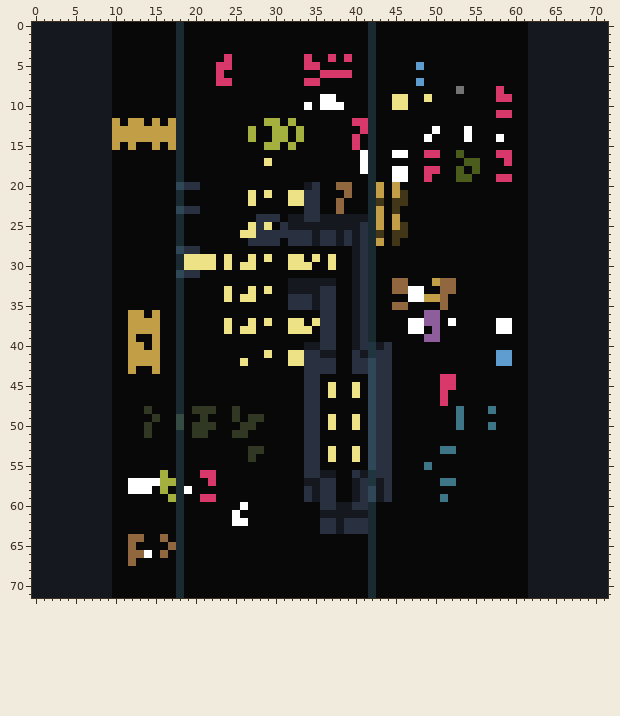
Two states of a sprite sheet, less.png. This is how it looked before the edit.
The file is 72x72 pixels. Colours within 5 levels of each other are drawn and written as one.
Now the later version:
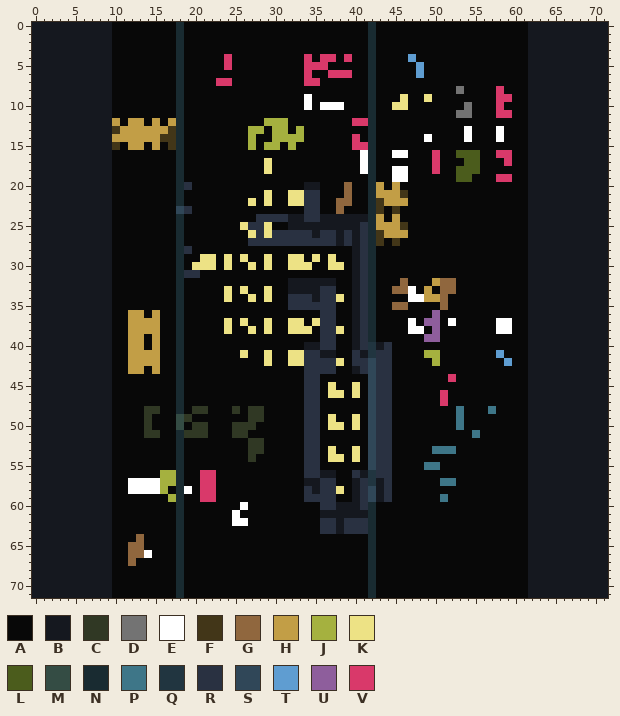
Palette (. is transparent): A #080808  B #15181f  C #303824  D #737373  E #ffffff  F #423618  G #90673e  H #c29e46  J #a5b13f  K #ede285  L #4b5c1c  M #344c44  N #192b31  P #3e7688  Q #213540  R #293141  S #304758  T #5f9dd1  U #8e5e9c  V #d9396a
Edits made:
y 4: x 36 A -> V; x 47 A -> T
y 5: x 23 V -> A; x 36 A -> V
y 6: x 23 V -> A; x 34 A -> V; x 36 V -> A; x 48 A -> T
y 7: x 48 T -> A
y 9: x 34 A -> E; x 36..37 EE -> AA; x 45 K -> A
y 10: x 54 A -> D; x 58 A -> V
y 11: x 53..54 AA -> DD
y 12: x 31..32 AJ -> JA
y 13: x 10 H -> F; x 17 H -> F; x 28 A -> J; x 41 V -> A; x 50 E -> A; x 58 A -> E
y 14: x 16..17 HH -> FF; x 32 A -> J
y 15: x 10 H -> F; x 13 A -> H; x 17 H -> F; x 27 A -> J; x 41 A -> V
y 16: x 49 V -> A; x 54..55 AA -> LL
y 17: x 50 A -> V
y 18: x 29 A -> K; x 49 V -> A; x 54 A -> L
y 19: x 49 V -> A
y 20: x 18 S -> N; x 20 R -> A; x 35 R -> B; x 38 G -> A
y 21: x 27 K -> A; x 44 A -> H
y 22: x 29 A -> K; x 39 A -> G; x 44..46 AFF -> HHH
y 23: x 20 R -> A; x 43 H -> F
y 24: x 31 A -> R
y 25: x 26..27 AK -> KR; x 31 R -> A; x 44 A -> H
y 26: x 26 K -> A; x 29 R -> K; x 44..46 AFF -> HHH
y 27: x 31 A -> R; x 35 B -> R; x 43 H -> F
y 28: x 18 S -> N; x 20 R -> A
y 29: x 19..20 KK -> AA; x 26..27 AK -> KA
y 30: x 19 K -> A; x 26 K -> A; x 29 A -> K; x 38 A -> K
y 31: x 18 S -> N
y 32: x 45 G -> A
y 33: x 26..27 AK -> KA; x 48..49 EA -> AH
y 34: x 26 K -> A; x 29 A -> K; x 38 A -> K
y 35: x 35 B -> R
y 36: x 49 U -> A
y 37: x 26..27 AK -> KA; x 48 E -> A
y 38: x 26 K -> A; x 29 A -> K; x 38 A -> K
y 39: x 13 A -> H
y 41: x 26 A -> K; x 49..50 AA -> JJ; x 59 T -> A
y 42: x 26 K -> A; x 29 A -> K; x 38 A -> K; x 50 A -> J; x 58 T -> A
y 43: x 13 A -> H; x 40 R -> B
y 44: x 51 V -> A
y 45: x 51..52 VV -> AA
y 46: x 38 A -> K
y 48: x 15 A -> C; x 22 C -> A; x 27..28 AA -> CC
y 49: x 14..15 AC -> CA; x 19 A -> C; x 21 C -> A; x 25 C -> A
y 50: x 22 C -> A; x 25 A -> C; x 38 A -> K; x 57 P -> A
y 51: x 15 A -> C; x 19 A -> C; x 55 A -> P
y 52: x 27..28 AA -> CC
y 53: x 50 A -> P
y 54: x 38 A -> K
y 55: x 50 A -> P
y 56: x 17 A -> J
y 57: x 21 A -> V
y 58: x 15 A -> E; x 21..22 AA -> VV; x 38 A -> K
y 59: x 35 B -> R
y 60: x 40 R -> B
y 64: x 12 G -> A; x 16 G -> A
y 65: x 13 A -> G; x 17 G -> A
y 66: x 16 G -> A
